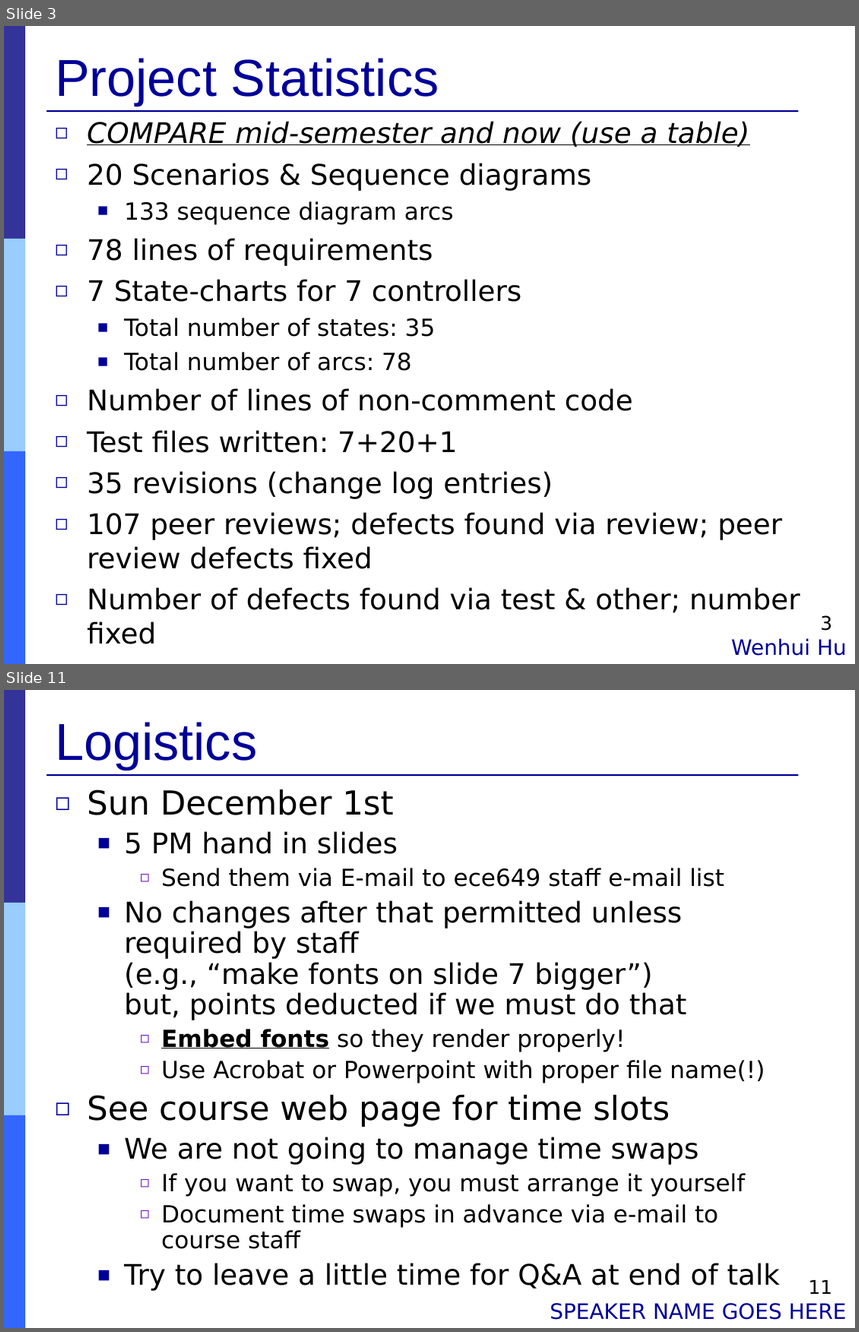
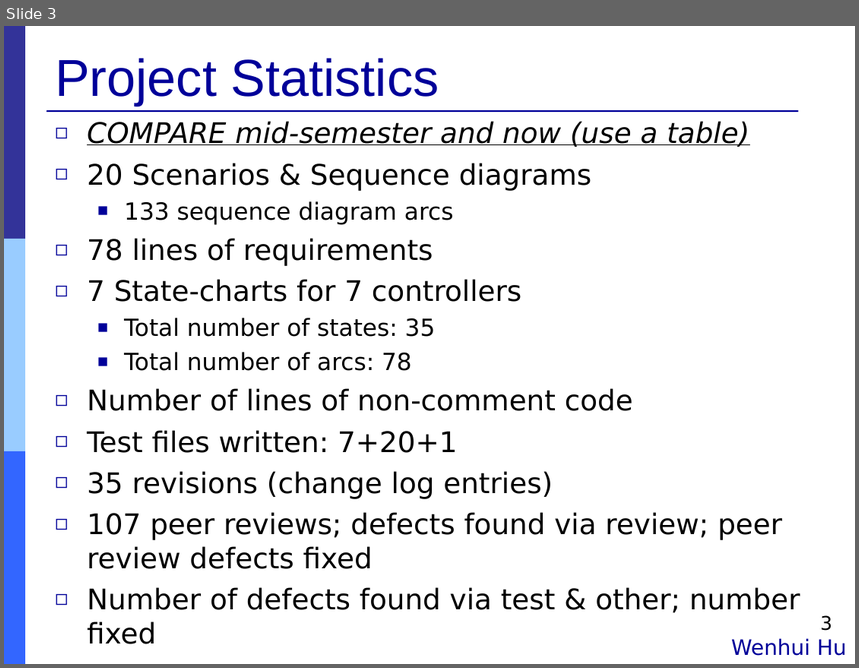
Before and after one commit to Muliang/18649, a slide deck: logs/09_final_pres.ppt. Shown one above the other, each under a label of ours: slides 3 and 11 before the commit, slide 3 after it; the slides between them are not shown. The pictures are 859x1332 and 859x668 pixels, drawn with LibreOffice and Linux fonts; fonts in the diff are those of the drawing. Boxes give left, top, right and bottom in pixels: in the first picture for what was removed or moved away, otherwise in the second. Text is boxed around its words. In the diff, an @@ line names an element or a change of style, - is before the commit and + after.

```diff
--- a/logs/09_final_pres.ppt
+++ b/logs/09_final_pres.ppt
@@ slide 11 removed at [4,690,855,1328], background #FFFFFF; not listed: 4 template elements that a slide beside it also shows @@
@@ title removed at [55,722,257,770] @@
-Logistics
@@ text removed at [87,790,780,1291] @@
-◻ Sun December 1st
-  ■ 5 PM hand in slides
-    ◻ Send them via E-mail to ece649 staff e-mail list
-  ■ No changes after that permitted unless required by staff
-    (e.g., “make fonts on slide 7 bigger”)
-    but, points deducted if we must do that
-    ◻ Embed fonts so they render properly!
-    ◻ Use Acrobat or Powerpoint with proper file name(!)
-◻ See course web page for time slots
-  ■ We are not going to manage time swaps
-    ◻ If you want to swap, you must arrange it yourself
-    ◻ Document time swaps in advance via e-mail to course staff
-  ■ Try to leave a little time for Q&A at end of talk
@@ page number removed at [809,1281,833,1294] @@
-11
@@ text removed at [550,1303,847,1320] @@
-SPEAKER NAME GOES HERE
```
Also in this commit, not shown: 4 slides changed, 7 slides added, 3 other slides removed.
